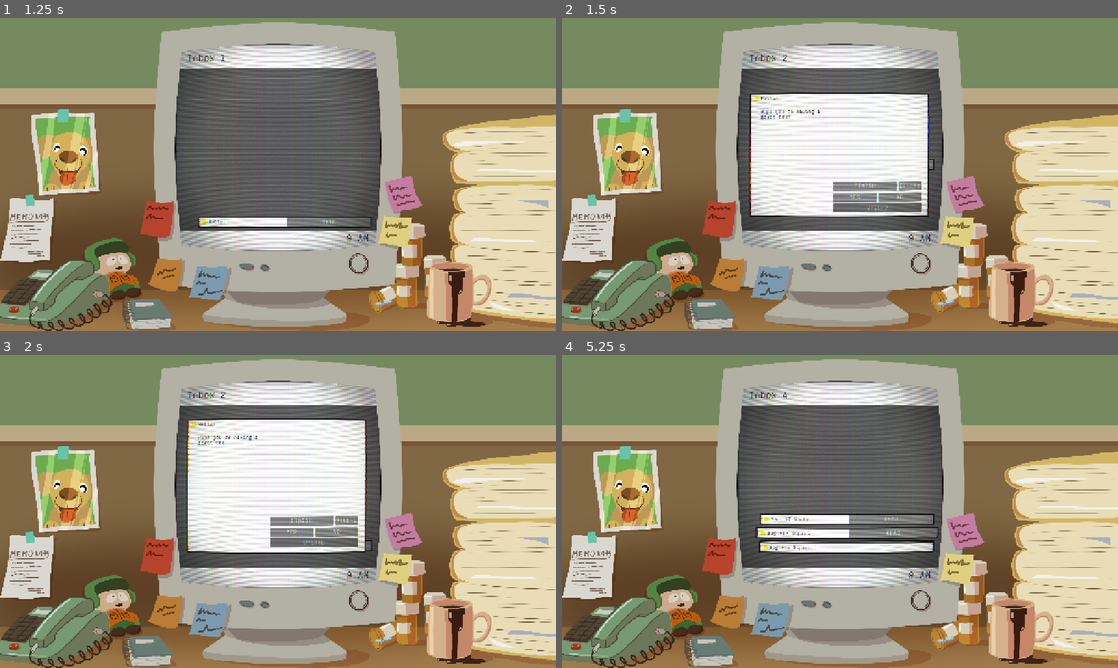
Above: before the commit, frames 1-4 (two rows, left to right).
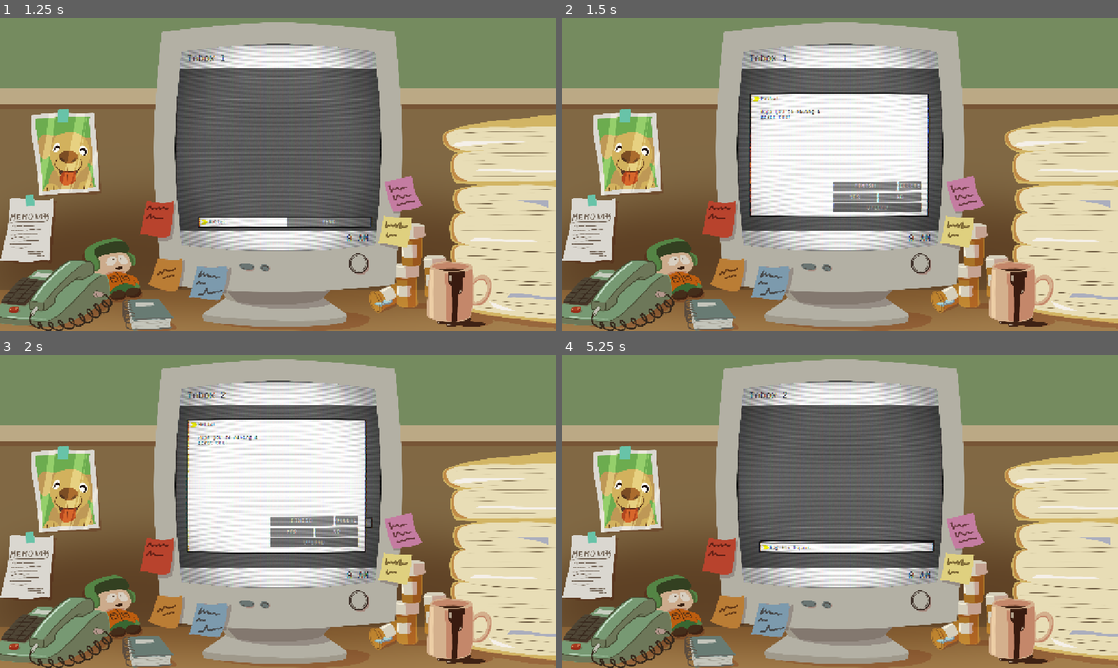
Above: after the commit, the same moments.

Repository: BradBenJoya/GMTK2026
Game: Godot game, scene res://Scenes/main.tscn
Two runs of this game, one before a commit and one after it. Both use one fixed random seed, a clock stepped at 60 frames per second and the inputs below.
Inputs:
- Up to frame 1 (1.25 s): click "Play" at 0.5 s
- Up to frame 2 (1.5 s): click "READ" at 1.25 s
- Up to frame 3 (2 s): no input
- Up to frame 4 (5.25 s): click "FINISH" at 2 s; click "READ" at 2.75 s; click "YES" at 3.5 s; click "READ" at 4.25 s; click "NO" at 5 s

Frame 1 is identical in both runs. In frame 2, less than 0.1% of the frame differs, in the area x 39-67%, y 11-49%; in frame 3, less than 0.1%; in frame 4, 2.3%, in the area x 34-68%, y 11-59%.

Commit message:
added audio stuff

Diff:
--- a/Scenes/email.tscn
+++ b/Scenes/email.tscn
@@ -14,7 +14,7 @@
 default_font = ExtResource("3_6xuhd")
 default_font_size = 26
 
-[node name="Email" type="Control" unique_id=1747348247 node_paths=PackedStringArray("flavor_text", "expanded_email_text", "upload_button", "upload_bar", "base_read_button", "email_list", "decision_stuff", "email_stuff", "upload_stuff", "all")]
+[node name="Email" type="Control" unique_id=1747348247 node_paths=PackedStringArray("flavor_text", "expanded_email_text", "upload_button", "upload_bar", "base_read_button", "email_list", "decision_stuff", "email_stuff", "upload_stuff", "all", "correct_sfx", "incorrect_sfx")]
 layout_mode = 3
 anchors_preset = 0
 scale = Vector2(1.5, 1.5)
@@ -30,6 +30,8 @@
 email_stuff = NodePath("Buttons/EmailStuff")
 upload_stuff = NodePath("Buttons/Upload")
 all = NodePath("Buttons")
+correct_sfx = NodePath("")
+incorrect_sfx = NodePath("")
 
 [node name="EmailsList" type="Node" parent="." unique_id=1816088348]
 script = ExtResource("2_6xuhd")
--- a/Scenes/main.tscn
+++ b/Scenes/main.tscn
@@ -7,6 +7,9 @@
 [ext_resource type="Shader" uid="uid://d33krf4ystq50" path="res://Shaders/crt.gdshader" id="2_kry3j"]
 [ext_resource type="FontFile" uid="uid://doe2y2s8d1bw7" path="res://Fonts/Monofrik Demo.ttf" id="4_21xkr"]
 [ext_resource type="Texture2D" uid="uid://ddh8dmaeup3fr" path="res://Sprites/game_jam_2026_gmtk_04.png" id="5_kry3j"]
+[ext_resource type="Script" uid="uid://sqlam6id7o4t" path="res://Scripts/audio_manager.gd" id="8_hptm8"]
+[ext_resource type="AudioStream" uid="uid://bw31mlg7d3t1q" path="res://Audio/SFX/mx_stinger_correct.wav" id="8_ynf5e"]
+[ext_resource type="AudioStream" uid="uid://baf3j6mtdkeit" path="res://Audio/SFX/mx_stinger_incorrect.wav" id="9_hptm8"]
 
 [sub_resource type="LabelSettings" id="LabelSettings_up85j"]
 font = ExtResource("4_21xkr")
@@ -62,6 +65,8 @@
 
 [node name="SubViewport" type="SubViewport" parent="Monitor" unique_id=997782579]
 handle_input_locally = false
+audio_listener_enable_2d = true
+audio_listener_enable_3d = true
 size = Vector2i(1423, 1433)
 render_target_update_mode = 4
 
@@ -123,3 +128,16 @@
 [node name="Background" type="Sprite2D" parent="." unique_id=318730638]
 z_index = 10
 texture = ExtResource("5_kry3j")
+
+[node name="AudioManager" type="Node" parent="." unique_id=2147465080 node_paths=PackedStringArray("correct_sfx", "incorrect_sfx")]
+script = ExtResource("8_hptm8")
+correct_sfx = NodePath("SFX/Correct")
+incorrect_sfx = NodePath("SFX/Incorrect")
+
+[node name="SFX" type="Node" parent="AudioManager" unique_id=2118257941]
+
+[node name="Correct" type="AudioStreamPlayer" parent="AudioManager/SFX" unique_id=1575081138]
+stream = ExtResource("8_ynf5e")
+
+[node name="Incorrect" type="AudioStreamPlayer" parent="AudioManager/SFX" unique_id=411498119]
+stream = ExtResource("9_hptm8")
--- a/Scenes/manager.tscn
+++ b/Scenes/manager.tscn
@@ -6,4 +6,5 @@
 [node name="Manager" type="Node2D" unique_id=1747145403]
 script = ExtResource("1_453op")
 minimum_speed = 0.5
+maximum_speed = 4.0
 email_scene = ExtResource("2_wtnv7")
--- a/Scripts/Email/email.gd
+++ b/Scripts/Email/email.gd
@@ -23,6 +23,10 @@
 @export var upload_stuff : Control
 @export var all : Control
 
+@export_group("Sounds")
+@export var correct_sfx : AudioStreamPlayer
+@export var incorrect_sfx : AudioStreamPlayer
+
 var open := false # tells the manager that it shouldnt be accounted for
 
 var deleted : bool = false
@@ -72,6 +76,13 @@
 			scale += (base_scale - scale) / 5
 
 func delete_email(input : String): # delete email after doing little animation
+	if type == input:
+		Global.audio_manager.correct_sfx.pitch_scale = randf_range(0.99, 1.01)
+		Global.audio_manager.correct_sfx.play()
+	else:
+		Global.audio_manager.incorrect_sfx.pitch_scale = randf_range(0.99, 1.01)
+		Global.audio_manager.incorrect_sfx.play()
+
 	expanded_email_text.visible = false
 	all.visible = false
 	Global.email_open = false # used to tell other emails to work again
@@ -174,8 +185,7 @@
 	if open:
 		while upload_button.button_pressed:
 			await get_tree().physics_frame
-			if [true, false].pick_random():
-				progress += 1
+			progress += 1
 			upload_bar.value = progress
 
 		if progress >= 100:
--- a/Scripts/Manager/manager.gd
+++ b/Scripts/Manager/manager.gd
@@ -12,7 +12,7 @@
 var emails : Array = []
 
 func create_emails():
-	for i in 50:
+	for i in 100:
 		var new_email = email_scene.instantiate()
 		new_email.position = Vector2(60, -1000)#Vector2(60, 350 - (i * 60))
 		new_email.type = "Normal"
--- /dev/null
+++ b/Scripts/audio_manager.gd
@@ -0,0 +1,8 @@
+extends Node
+
+@export_group("Songs")
+
+
+@export_group("SFX")
+@export var correct_sfx : AudioStreamPlayer
+@export var incorrect_sfx : AudioStreamPlayer
--- a/Scripts/global.gd
+++ b/Scripts/global.gd
@@ -4,5 +4,6 @@
 # i cant figure out how to do this properly
 @onready var main : Node2D = get_tree().get_root().get_node("Main") # adjust if needed
 @onready var manager : Node2D = get_tree().get_root().get_node("Main/Monitor/SubViewport/Manager") # adjust if needed
+@onready var audio_manager : Node = get_tree().get_root().get_node("Main/AudioManager") # adjust if needed
 var email_open : bool = false
 # end ByDesign
Not shown, added: Audio/SFX/mx_stinger_correct.wav.import
Not shown, added: Audio/SFX/mx_stinger_incorrect.wav.import
Not shown, added: Scripts/audio_manager.gd.uid
Not shown, added: Audio/SFX/mx_stinger_correct.wav
Not shown, added: Audio/SFX/mx_stinger_incorrect.wav
